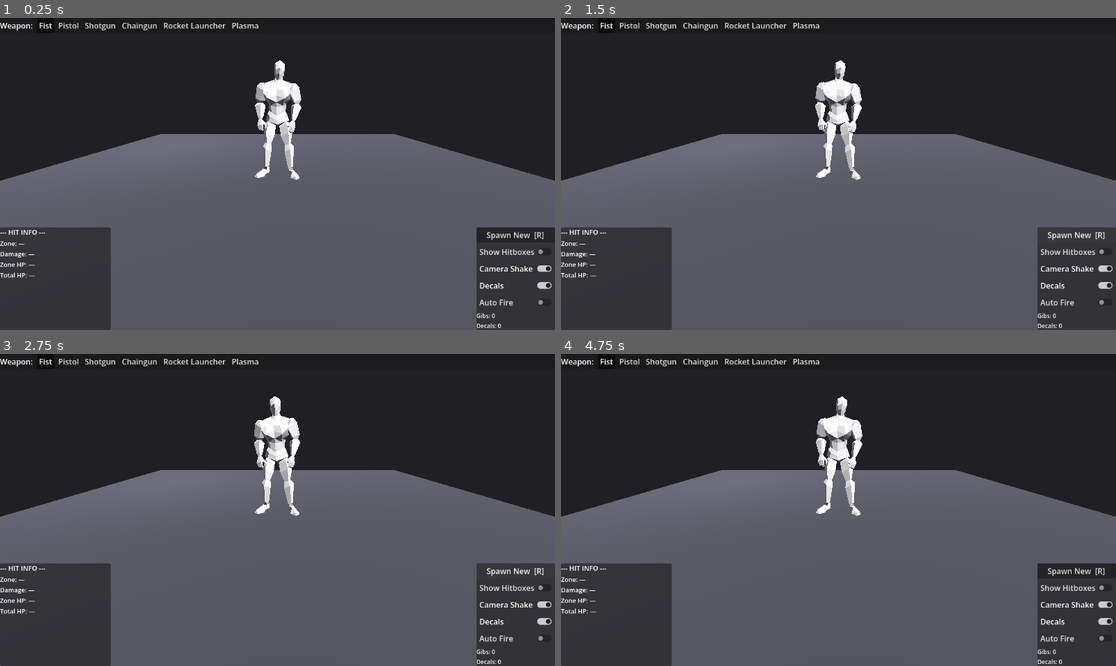
Above: before the commit, frames 1-4 (two rows, left to right).
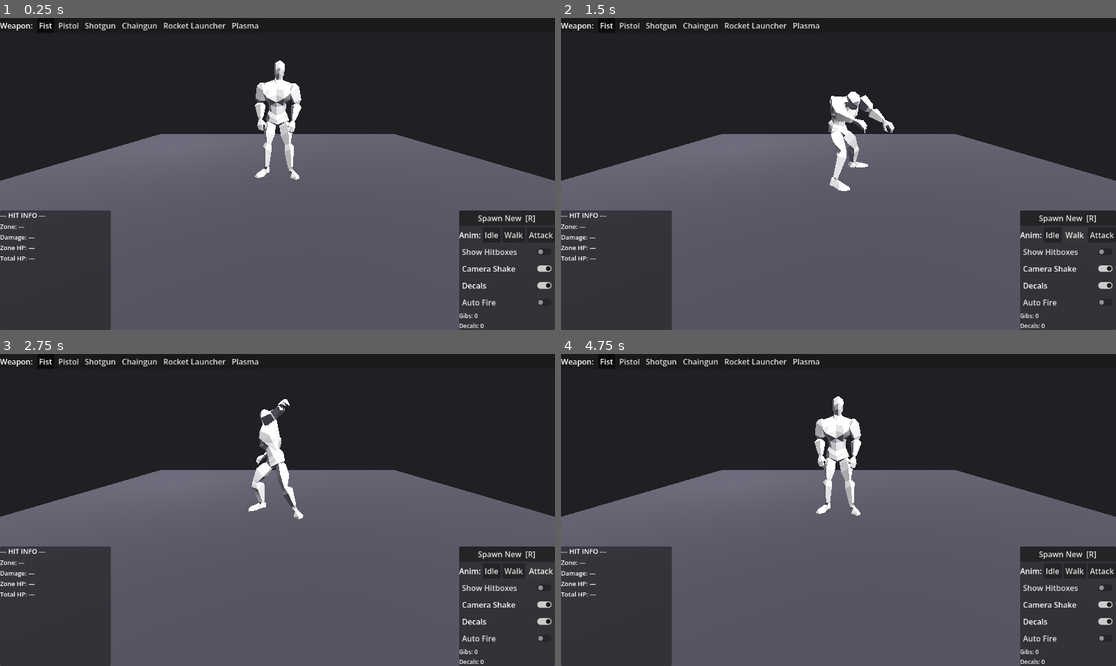
Above: after the commit, the same moments.

Repository: alexnox744-afk/gib-stand
Game: Godot game, scene res://scenes/TestStand.tscn
The game is run twice, just before and just after one commit, with the same random seed, the same clock (stepped at 60 frames per second) and the same inputs.
Inputs (mouse positions are in pixels of both pictures, inside the frame that each line leads up to):
- Up to frame 1 (0.25 s): no input
- Up to frame 2 (1.5 s): click (1054, 236) at 0.5 s, where only the run after the commit has a clickable "Idle"; click (1077, 236) at 1.25 s, where only the run after the commit has a clickable "Walk"
- Up to frame 3 (2.75 s): click (538, 572) at 2 s, where only the run after the commit has a clickable "Attack"
- Up to frame 4 (4.75 s): click "Spawn New [R]" at 2.75 s; click "Spawn New [R]" at 3.5 s; click "Fist" at 4.25 s

The runs differ from the first frame. In frame 1, 3.9% of the frame differs, in the area x 0-100%, y 61-100%; in frame 2, 6.0%, in the area x 0-100%, y 13-100%; in frame 3, 5.7%; in frame 4, 4.4%.

Commit message:
Add Idle/Walk/Attack test buttons to the stand UI
Temporary row of buttons in the debug panel to drive the zombie's
animations manually and verify the whole library plays on the rig before
wiring AI. Calls Enemy.play_idle/walk/attack (all no-op when dead).

Co-Authored-By: Claude Opus 4.8 <noreply@anthropic.com>
Claude-Session: https://claude.ai/code/session_013JB6hRmxKWCMDvgayNmaPP

Diff:
--- a/scripts/Enemy.gd
+++ b/scripts/Enemy.gd
@@ -225,6 +225,10 @@
 	if not is_ragdoll and not health.is_dead:
 		_play_clip(_anim_attack, false)
 
+func play_idle() -> void:
+	if not is_ragdoll and not health.is_dead:
+		_play_idle()
+
 func _apply_material_recursive(node: Node, mat: StandardMaterial3D) -> void:
 	if node is MeshInstance3D:
 		(node as MeshInstance3D).material_override = mat
--- a/scripts/TestStand.gd
+++ b/scripts/TestStand.gd
@@ -274,6 +274,18 @@
 	reset_button.text = "Spawn New  [R]"
 	reset_button.pressed.connect(_on_reset)
 	debug_vb.add_child(reset_button)
+
+	# Временные кнопки проверки анимаций (idle/walk/attack).
+	var anim_hb := HBoxContainer.new()
+	debug_vb.add_child(anim_hb)
+	var anim_label := Label.new()
+	anim_label.text = "Anim:"
+	anim_hb.add_child(anim_label)
+	for spec in [["Idle", "idle"], ["Walk", "walk"], ["Attack", "attack"]]:
+		var ab := Button.new()
+		ab.text = spec[0]
+		ab.pressed.connect(_on_anim_button.bind(spec[1]))
+		anim_hb.add_child(ab)
 
 	hitbox_toggle = CheckButton.new()
 	hitbox_toggle.text = "Show Hitboxes"
@@ -778,6 +790,17 @@
 	hit_info_panel.update_hit({})
 	_on_hitbox_toggle(show_hitboxes)
 
+func _on_anim_button(which: String) -> void:
+	if enemy == null:
+		return
+	match which:
+		"idle":
+			enemy.play_idle()
+		"walk":
+			enemy.play_walk()
+		"attack":
+			enemy.play_attack()
+
 func _on_hitbox_toggle(enabled: bool) -> void:
 	show_hitboxes = enabled
 	# Идём по плоскому списку, а не по словарю зон: иначе оверлей таза (зона
